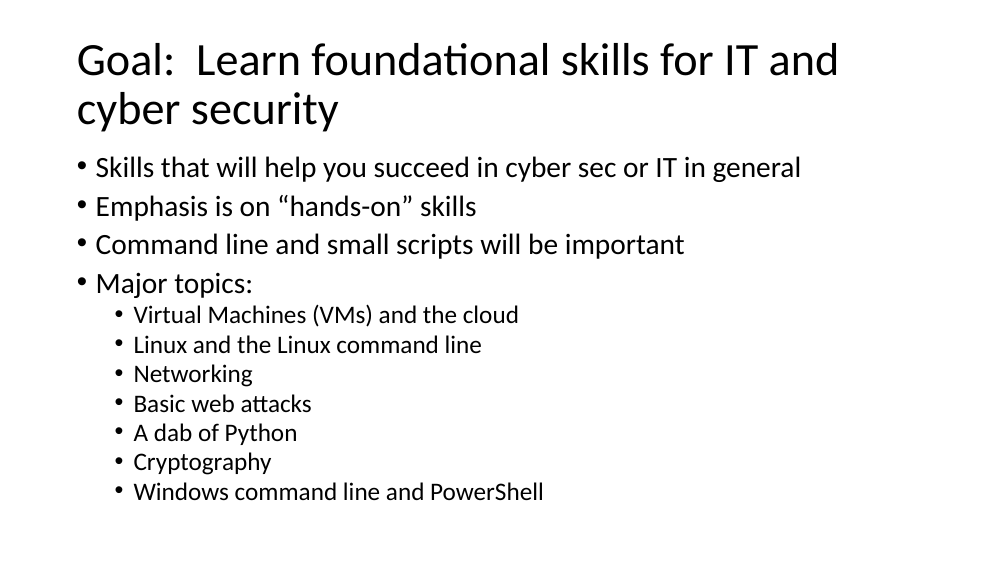
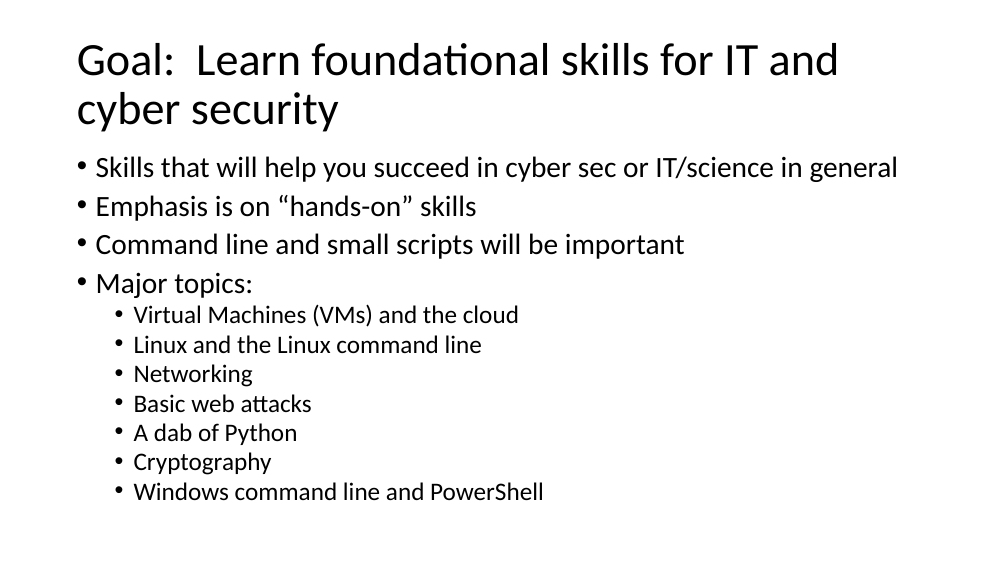
Before and after one commit to john-r2/CyberSec-Modules, a slide deck: slide 2 of 1.Intro_Ethics/CourseIntro.pptx. Drawn at 1008x567 pixels with LibreOffice and Linux fonts; fonts in the diff are those of the drawing. Boxes give left, top, right and bottom in pixels: in the first picture for what was removed or moved away, otherwise in the second. Text is boxed around its words. In the diff, an @@ line names an element or a change of style, - is before the commit and + after.

```diff
--- a/1.Intro_Ethics/CourseIntro.pptx
+++ b/1.Intro_Ethics/CourseIntro.pptx
@@ text at bbox=[96, 156, 899, 182]: text changed @@
-• Skills that will help you succeed in cyber sec or IT in general
+• Skills that will help you succeed in cyber sec or IT/science in general
```
Also in this commit, not shown: 1 other slide changed, 1 slide added, 3 other files.
